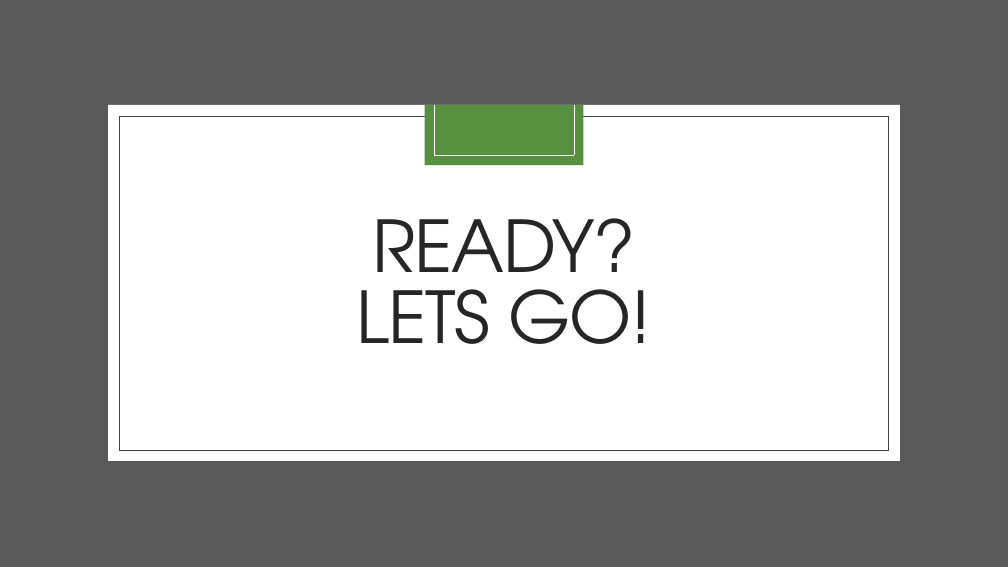
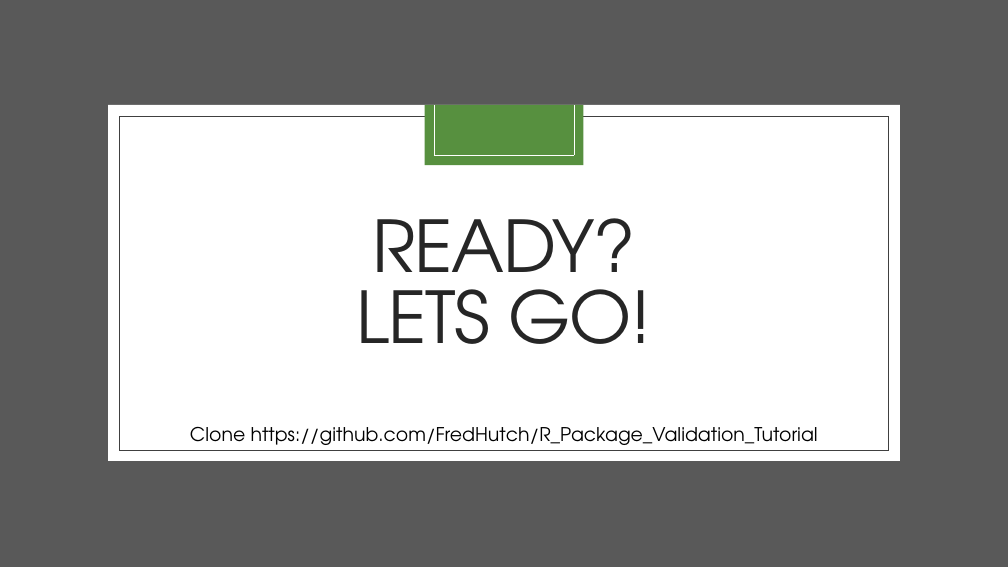
Before and after one commit to FredHutch/R_Package_Validation_Tutorial, a slide deck: slide 20 of Slides/Slides-01-Welcome_and_Orientation/Slides-01-Welcome_and_Orientation.pptx. Drawn at 1008x567 pixels with LibreOffice and Linux fonts; fonts in the diff are those of the drawing. Boxes give left, top, right and bottom in pixels: in the first picture for what was removed or moved away, otherwise in the second. Text is boxed around its words. In the diff, an @@ line names an element or a change of style, - is before the commit and + after.

```diff
--- a/Slides/Slides-01-Welcome_and_Orientation/Slides-01-Welcome_and_Orientation.pptx
+++ b/Slides/Slides-01-Welcome_and_Orientation/Slides-01-Welcome_and_Orientation.pptx
@@ text added at [190, 426, 818, 445], 18 pt, text #000000 @@
+Clone https://github.com/FredHutch/R_Package_Validation_Tutorial
```
Also in this commit, not shown: 1 other slide changed, 1 other file.
